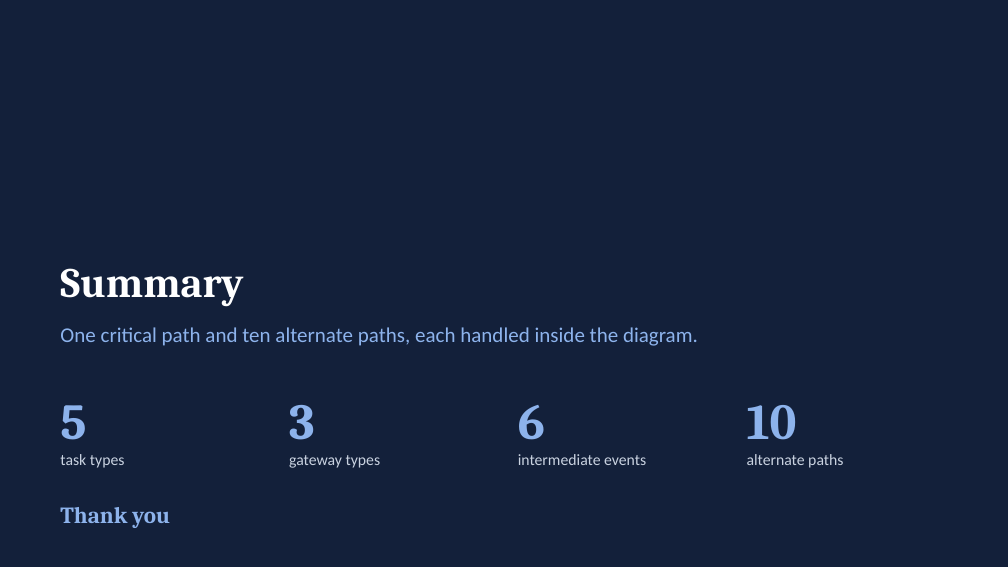
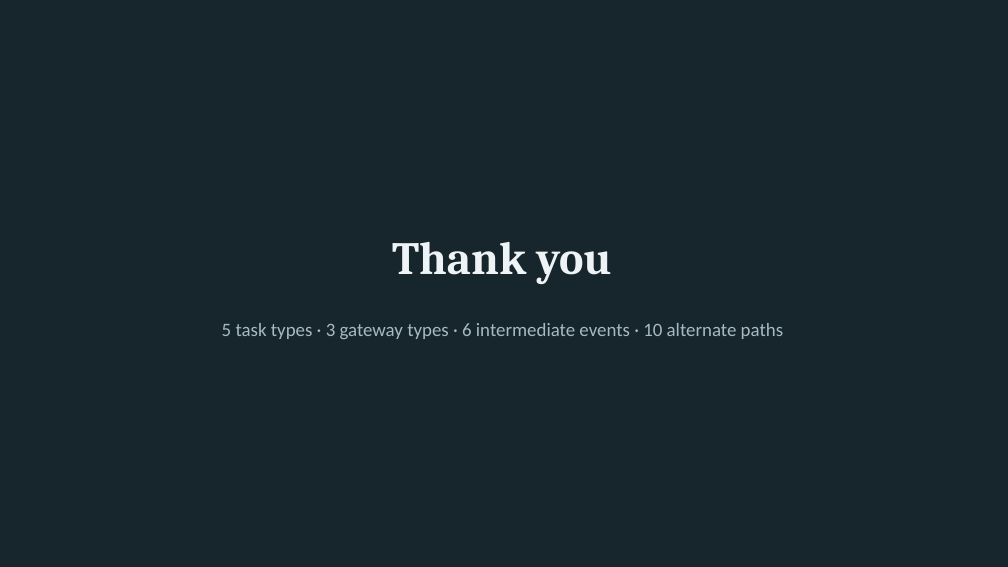
Before and after one commit to NoThisIsVIN/WFA_Assignment, a slide deck: slide 9 of Assignment3_Loan/Loan_Presentation.pptx. Drawn at 1008x567 pixels with LibreOffice and Linux fonts; fonts in the diff are those of the drawing. Boxes give left, top, right and bottom in pixels: in the first picture for what was removed or moved away, otherwise in the second. Text is boxed around its words. In the diff, an @@ line names an element or a change of style, - is before the commit and + after.

```diff
--- a/Assignment3_Loan/Loan_Presentation.pptx
+++ b/Assignment3_Loan/Loan_Presentation.pptx
@@ background #13203A to #17252C @@
@@ title "Thank you" at (392,242,611,284): vertical alignment bottom to middle @@
@@ title at (392,242,611,284): text changed; size 40 to 44 pt; text colour #FFFFFF to #EEF3F5 @@
-Summary
+Thank you
@@ text at (222,323,783,339): text changed; size 20 to 18 pt; text colour #8DB3EC to #A7BAC4 @@
-One critical path and ten alternate paths, each handled inside the diagram.
+5 task types · 3 gateway types · 6 intermediate events · 10 alternate paths
@@ text removed at (60,405,125,468) @@
-5
-task types
@@ text removed at (289,405,381,468) @@
-3
-gateway types
@@ text removed at (518,405,646,465) @@
-6
-intermediate events
@@ text removed at (747,405,843,468) @@
-10
-alternate paths
@@ text removed at (60,507,170,528) @@
-Thank you
```
Also in this commit, not shown: 6 other slides changed, 2 slides added, 2 slides removed, 2 other files.
